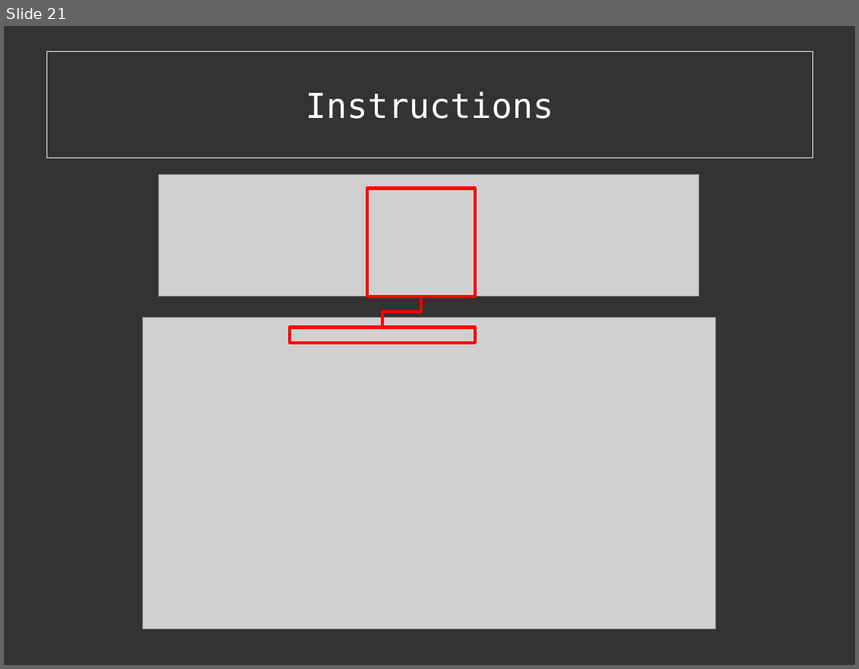
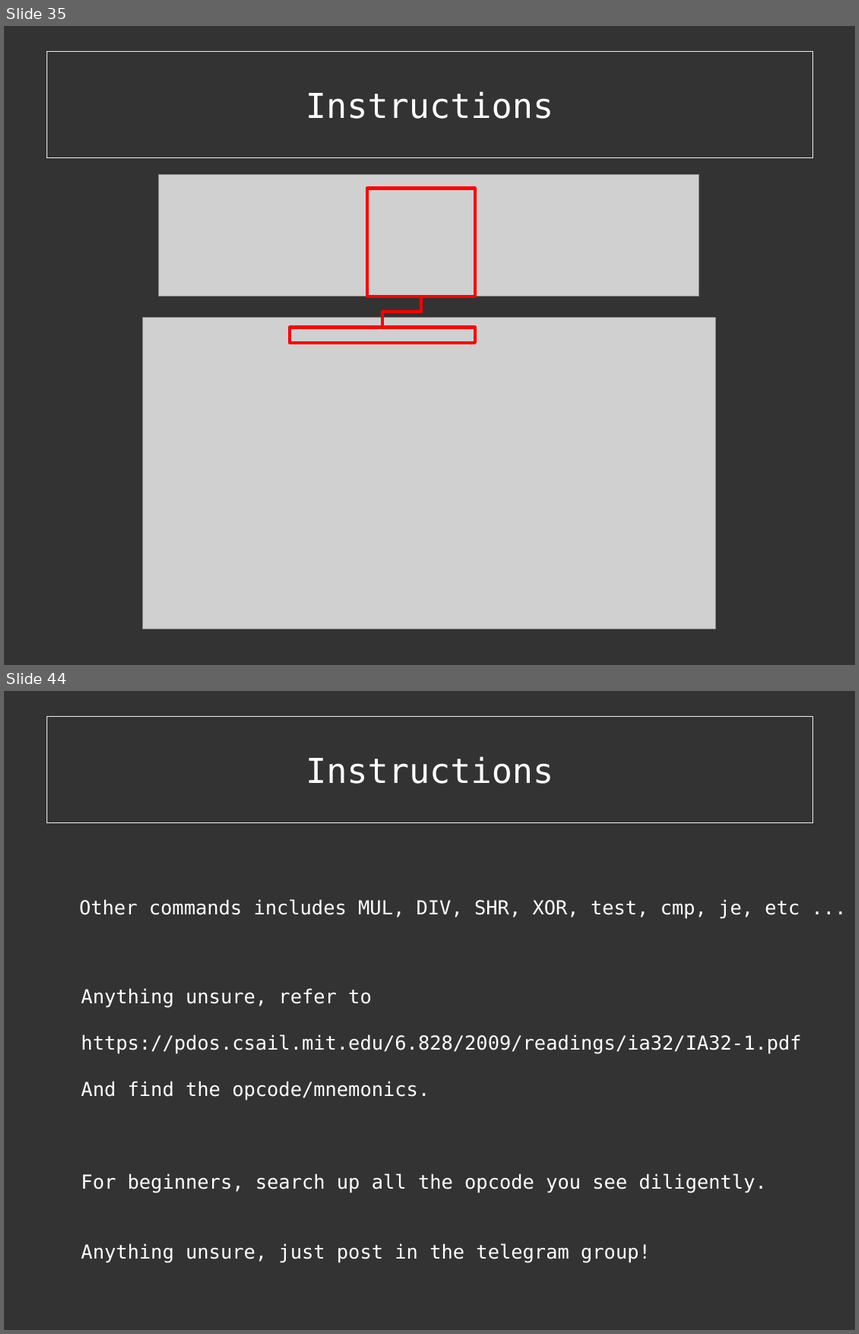
Before and after one commit to cExplr/Reversing_Basics, a slide deck: reversingBasics.odp. Shown one above the other, each under a label of ours: slide 21 before the commit, slides 35 and 44 after it; the slides between them are not shown. The pictures are 859x669 and 859x1334 pixels, drawn with LibreOffice and Linux fonts; fonts in the diff are those of the drawing; grey boxes stand for pictures. Boxes give left, top, right and bottom in pixels: in the first picture for what was removed or moved away, otherwise in the second. Text is boxed around its words. In the diff, an @@ line names an element or a change of style, - is before the commit and + after.

```diff
--- a/reversingBasics.odp
+++ b/reversingBasics.odp
@@ slide 44 added at <box>4,691,855,1330</box>, background #333333 @@
@@ rectangle added at <box>47,717,813,822</box>, fill #333333 at 40% opacity, outline #EEEEEE 0 pt, 32 pt, text #FFFFFF @@
+Instructions
@@ text added at <box>79,899,800,919</box>, 18 pt, text #FFFFFF @@
+Other commands includes MUL, DIV, SHR, XOR, test, cmp, je, etc ...
@@ text added at <box>81,988,801,1263</box>, 18 pt, text #FFFFFF @@
+Anything unsure, refer to
+https://pdos.csail.mit.edu/6.828/2009/readings/ia32/IA32-1.pdf
+And find the opcode/mnemonics.
+For beginners, search up all the opcode you see diligently.
+Anything unsure, just post in the telegram group!
@@ what was slide 21 is now slide 35 @@
```
Also in this commit, not shown: 3 slides changed, 34 other slides added, 1 slide removed, 15 other files.
